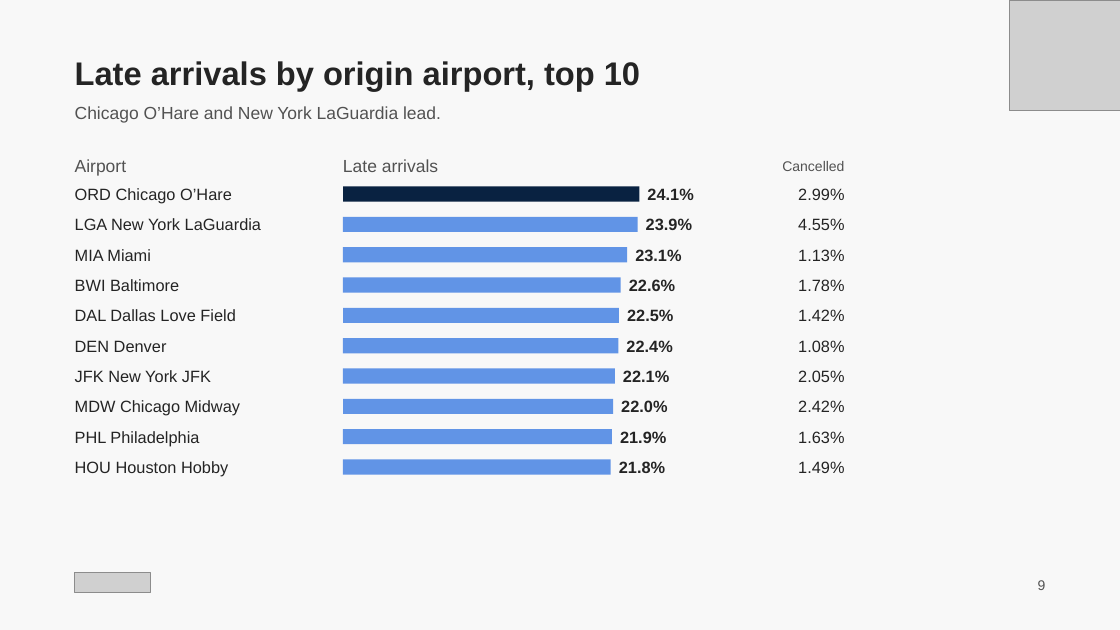
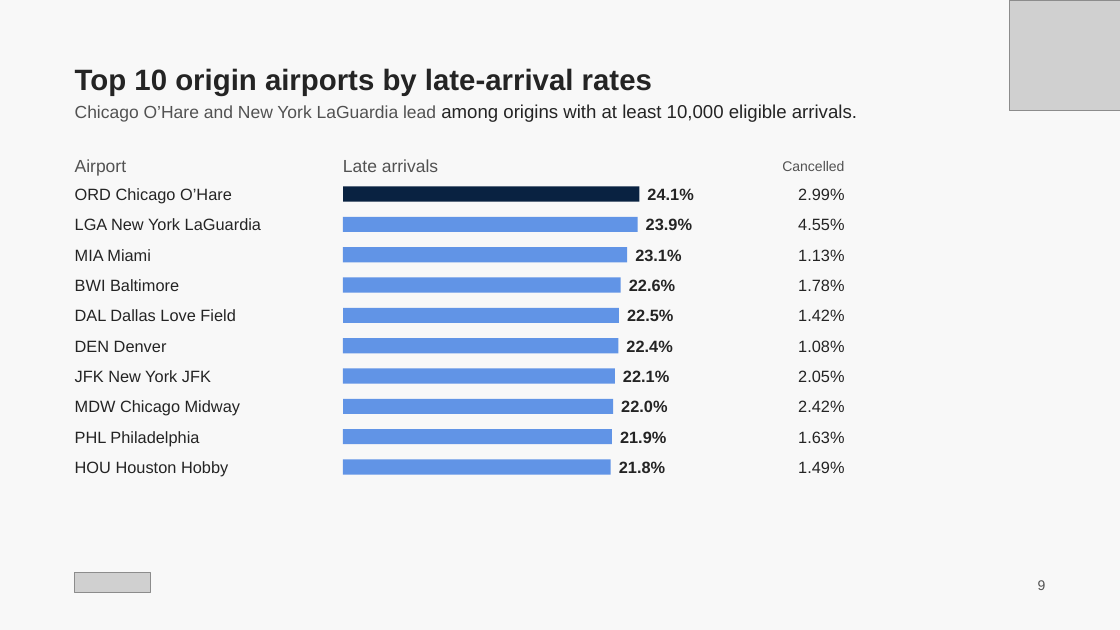
Before and after one commit to aknazar47/Programming-Final-Flights, a slide deck: slide 9 of submission/Flight Delays and Cancellations.pptx. Drawn at 1120x630 pixels with LibreOffice and Linux fonts; fonts in the diff are those of the drawing; grey boxes stand for pictures. Boxes give left, top, right and bottom in pixels: in the first picture for what was removed or moved away, otherwise in the second. Text is boxed around its words. In the diff, an @@ line names an element or a change of style, - is before the commit and + after.

```diff
--- a/submission/Flight Delays and Cancellations.pptx
+++ b/submission/Flight Delays and Cancellations.pptx
@@ title at bbox=[75, 68, 652, 96]: text changed; size 28 to 25.2 pt @@
-Late arrivals by origin airport, top 10
+Top 10 origin airports by late-arrival rates
@@ text at bbox=[75, 104, 857, 122]: text changed; size 15 to 16 pt; text colour #525252 to #242424 @@
-Chicago O’Hare and New York LaGuardia lead.
+Chicago O’Hare and New York LaGuardia lead among origins with at least 10,000 eligible arrivals.
```
Also in this commit, not shown: 4 other slides changed, 1 other file.
